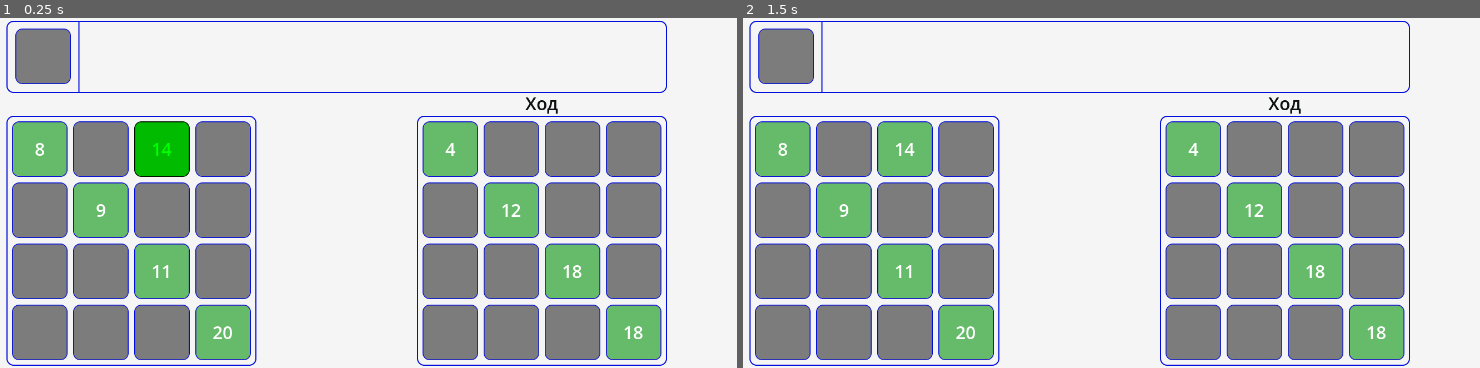
Above: before the commit, frames 1-2 (left to right).
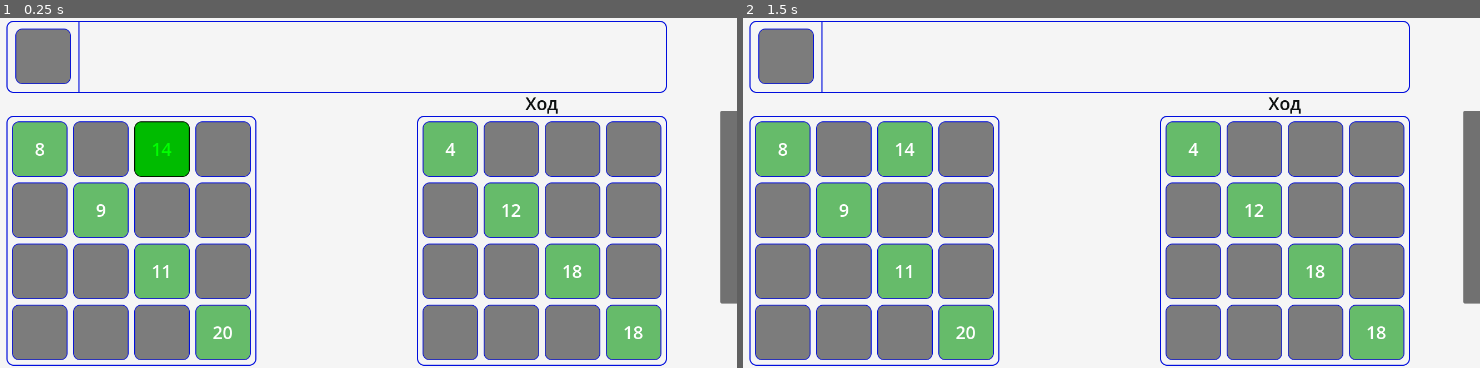
Above: after the commit, the same moments.

Repository: Rinkton/lucky-numbers-godot
Game: Godot game, scene res://game.tscn
Same seed, same stepped clock (60 frames per second), same inputs: the game is played once before the commit and once after it.
Inputs (mouse positions are in pixels of both pictures, inside the frame that each line leads up to):
- Up to frame 1 (0.25 s): no input
- Up to frame 2 (1.5 s): tap Enter at 0.5 s; move the mouse to (1258, 175) at 0.52 s; click (1258, 175) at 0.67 s; tap Space at 1.25 s; move the mouse to (919, 210) at 1.27 s; click (919, 210) at 1.42 s

The runs differ from the first frame. In frame 1, 1.3% of the frame differs, in the area x 97-100%, y 26-82%; in frame 2, 1.3%.

Commit message:
Fixed some obvious bugs and added debug_panel

Diff:
--- a/lucky-numbers/cell.tscn
+++ b/lucky-numbers/cell.tscn
@@ -23,3 +23,10 @@
 layout_mode = 0
 offset_right = 100.0
 offset_bottom = 100.0
+
+[node name="DebugLabel" type="Label" parent="." unique_id=917253769]
+layout_mode = 0
+offset_right = 97.0
+offset_bottom = 99.0
+horizontal_alignment = 1
+vertical_alignment = 1
--- /dev/null
+++ b/lucky-numbers/debug_clover_button.gd
@@ -0,0 +1,21 @@
+extends Clover
+
+
+@export var debug_number := 0
+
+
+func _ready():
+	super()
+	$Label.text = str(debug_number)
+
+
+func _on_button_pressed():
+	G.debug_panel.show_moves_for_number(debug_number)
+
+
+func _on_button_focus_entered():
+	$Button.scale = Vector2(1.1, 1.1)
+
+
+func _on_button_focus_exited():
+	$Button.scale = Vector2(1, 1)
--- /dev/null
+++ b/lucky-numbers/debug_clover_button.tscn
@@ -0,0 +1,20 @@
+[gd_scene format=3 uid="uid://dw475pfhsm5rd"]
+
+[ext_resource type="PackedScene" uid="uid://bnardd4ebq20m" path="res://clover.tscn" id="1_fvam7"]
+[ext_resource type="Script" uid="uid://esu8lb1fon01" path="res://debug_clover_button.gd" id="2_apqsu"]
+
+[node name="DebugCloverButton" unique_id=1568547036 instance=ExtResource("1_fvam7")]
+position = Vector2(25, 25)
+scale = Vector2(0.5, 0.5)
+script = ExtResource("2_apqsu")
+debug_number = 0
+
+[node name="Button" type="Button" parent="." index="1" unique_id=1052634750]
+offset_left = -50.0
+offset_top = -50.0
+offset_right = 49.0
+offset_bottom = 49.0
+
+[connection signal="focus_entered" from="Button" to="." method="_on_button_focus_entered"]
+[connection signal="focus_exited" from="Button" to="." method="_on_button_focus_exited"]
+[connection signal="pressed" from="Button" to="." method="_on_button_pressed"]
--- /dev/null
+++ b/lucky-numbers/debug_panel.gd
@@ -0,0 +1,41 @@
+extends Control
+
+
+@onready var color_rect = $ColorRect
+
+var all_moves
+var my_field: Field
+
+
+func _ready():
+	color_rect.visible = false
+	if visible:
+		get_window().position = Vector2i(100, 100)
+	G.debug_panel = self
+
+
+func _process(delta):
+	if get_global_mouse_position().x <= 690:
+		color_rect.visible = false
+
+
+func set_all_moves(_all_moves, _my_field):
+	all_moves = _all_moves
+	my_field = _my_field
+
+
+func show_moves_for_number(number):
+	if number in all_moves:
+		var i := 0
+		for y in range(4):
+			for x in range(4):
+				var cell = $ColorRect/Field.get_cell(x, y)
+				cell.get_node("DebugLabel").text = str(all_moves[number][i]["flex"])
+				i += 1
+	else:
+		var cell = $ColorRect/Field.get_cell(0, 0)
+		cell.get_node("DebugLabel").text = "no clover"
+
+
+func _on_open_panel_mouse_entered():
+	color_rect.visible = true
--- /dev/null
+++ b/lucky-numbers/debug_panel.tscn
@@ -0,0 +1,186 @@
+[gd_scene format=3 uid="uid://dsncwor3rdibg"]
+
+[ext_resource type="Script" uid="uid://bfndwqalbltoq" path="res://debug_panel.gd" id="1_irpul"]
+[ext_resource type="PackedScene" uid="uid://bv1s8th3lrxl6" path="res://field.tscn" id="2_fjk6b"]
+[ext_resource type="PackedScene" uid="uid://dw475pfhsm5rd" path="res://debug_clover_button.tscn" id="3_1hgyt"]
+
+[node name="DebugPanel" type="Control" unique_id=267816238]
+layout_mode = 3
+anchors_preset = 0
+offset_right = 1440.0
+offset_bottom = 630.0
+mouse_filter = 2
+script = ExtResource("1_irpul")
+metadata/_edit_lock_ = true
+
+[node name="ColorRect" type="ColorRect" parent="." unique_id=1100731471]
+layout_mode = 0
+offset_left = 758.0
+offset_top = -4.0
+offset_right = 1445.0
+offset_bottom = 639.0
+color = Color(0.646029, 0.646029, 0.646029, 1)
+
+[node name="Field" parent="ColorRect" unique_id=1529506967 instance=ExtResource("2_fjk6b")]
+layout_mode = 0
+offset_left = 15.0
+offset_top = 178.0
+offset_right = 465.0
+offset_bottom = 628.0
+
+[node name="GridContainer" type="GridContainer" parent="ColorRect" unique_id=387537765]
+layout_mode = 0
+offset_left = 19.0
+offset_top = 20.0
+offset_right = 657.0
+offset_bottom = 132.0
+columns = 10
+
+[node name="Control" type="Control" parent="ColorRect/GridContainer" unique_id=142602728]
+custom_minimum_size = Vector2(50, 50)
+layout_mode = 2
+
+[node name="DebugCloverButton" parent="ColorRect/GridContainer/Control" unique_id=1568547036 instance=ExtResource("3_1hgyt")]
+debug_number = 1
+
+[node name="Control2" type="Control" parent="ColorRect/GridContainer" unique_id=277990955]
+custom_minimum_size = Vector2(50, 50)
+layout_mode = 2
+
+[node name="DebugCloverButton" parent="ColorRect/GridContainer/Control2" unique_id=1593111859 instance=ExtResource("3_1hgyt")]
+debug_number = 2
+
+[node name="Control3" type="Control" parent="ColorRect/GridContainer" unique_id=2007318474]
+custom_minimum_size = Vector2(50, 50)
+layout_mode = 2
+
+[node name="DebugCloverButton" parent="ColorRect/GridContainer/Control3" unique_id=1206158607 instance=ExtResource("3_1hgyt")]
+debug_number = 3
+
+[node name="Control4" type="Control" parent="ColorRect/GridContainer" unique_id=916112819]
+custom_minimum_size = Vector2(50, 50)
+layout_mode = 2
+
+[node name="DebugCloverButton" parent="ColorRect/GridContainer/Control4" unique_id=487349387 instance=ExtResource("3_1hgyt")]
+debug_number = 4
+
+[node name="Control5" type="Control" parent="ColorRect/GridContainer" unique_id=1287276971]
+custom_minimum_size = Vector2(50, 50)
+layout_mode = 2
+
+[node name="DebugCloverButton" parent="ColorRect/GridContainer/Control5" unique_id=1309099462 instance=ExtResource("3_1hgyt")]
+debug_number = 5
+
+[node name="Control6" type="Control" parent="ColorRect/GridContainer" unique_id=534103412]
+custom_minimum_size = Vector2(50, 50)
+layout_mode = 2
+
+[node name="DebugCloverButton" parent="ColorRect/GridContainer/Control6" unique_id=1435532987 instance=ExtResource("3_1hgyt")]
+debug_number = 6
+
+[node name="Control7" type="Control" parent="ColorRect/GridContainer" unique_id=2138145567]
+custom_minimum_size = Vector2(50, 50)
+layout_mode = 2
+
+[node name="DebugCloverButton" parent="ColorRect/GridContainer/Control7" unique_id=944830899 instance=ExtResource("3_1hgyt")]
+debug_number = 7
+
+[node name="Control8" type="Control" parent="ColorRect/GridContainer" unique_id=277601256]
+custom_minimum_size = Vector2(50, 50)
+layout_mode = 2
+
+[node name="DebugCloverButton" parent="ColorRect/GridContainer/Control8" unique_id=480762024 instance=ExtResource("3_1hgyt")]
+debug_number = 8
+
+[node name="Control9" type="Control" parent="ColorRect/GridContainer" unique_id=1404338893]
+custom_minimum_size = Vector2(50, 50)
+layout_mode = 2
+
+[node name="DebugCloverButton" parent="ColorRect/GridContainer/Control9" unique_id=1755031618 instance=ExtResource("3_1hgyt")]
+debug_number = 9
+
+[node name="Control10" type="Control" parent="ColorRect/GridContainer" unique_id=2016010050]
+custom_minimum_size = Vector2(50, 50)
+layout_mode = 2
+
+[node name="DebugCloverButton" parent="ColorRect/GridContainer/Control10" unique_id=865032611 instance=ExtResource("3_1hgyt")]
+debug_number = 10
+
+[node name="Control11" type="Control" parent="ColorRect/GridContainer" unique_id=1888016]
+custom_minimum_size = Vector2(50, 50)
+layout_mode = 2
+
+[node name="DebugCloverButton" parent="ColorRect/GridContainer/Control11" unique_id=1979731927 instance=ExtResource("3_1hgyt")]
+debug_number = 11
+
+[node name="Control12" type="Control" parent="ColorRect/GridContainer" unique_id=1366982644]
+custom_minimum_size = Vector2(50, 50)
+layout_mode = 2
+
+[node name="DebugCloverButton" parent="ColorRect/GridContainer/Control12" unique_id=2065379153 instance=ExtResource("3_1hgyt")]
+debug_number = 12
+
+[node name="Control13" type="Control" parent="ColorRect/GridContainer" unique_id=1333189265]
+custom_minimum_size = Vector2(50, 50)
+layout_mode = 2
+
+[node name="DebugCloverButton" parent="ColorRect/GridContainer/Control13" unique_id=670434734 instance=ExtResource("3_1hgyt")]
+debug_number = 13
+
+[node name="Control14" type="Control" parent="ColorRect/GridContainer" unique_id=956718736]
+custom_minimum_size = Vector2(50, 50)
+layout_mode = 2
+
+[node name="DebugCloverButton" parent="ColorRect/GridContainer/Control14" unique_id=842523694 instance=ExtResource("3_1hgyt")]
+debug_number = 14
+
+[node name="Control15" type="Control" parent="ColorRect/GridContainer" unique_id=297075808]
+custom_minimum_size = Vector2(50, 50)
+layout_mode = 2
+
+[node name="DebugCloverButton" parent="ColorRect/GridContainer/Control15" unique_id=146362827 instance=ExtResource("3_1hgyt")]
+debug_number = 15
+
+[node name="Control16" type="Control" parent="ColorRect/GridContainer" unique_id=870523924]
+custom_minimum_size = Vector2(50, 50)
+layout_mode = 2
+
+[node name="DebugCloverButton" parent="ColorRect/GridContainer/Control16" unique_id=165398443 instance=ExtResource("3_1hgyt")]
+debug_number = 16
+
+[node name="Control17" type="Control" parent="ColorRect/GridContainer" unique_id=1027971624]
+custom_minimum_size = Vector2(50, 50)
+layout_mode = 2
+
+[node name="DebugCloverButton" parent="ColorRect/GridContainer/Control17" unique_id=1311229508 instance=ExtResource("3_1hgyt")]
+debug_number = 17
+
+[node name="Control18" type="Control" parent="ColorRect/GridContainer" unique_id=430744304]
+custom_minimum_size = Vector2(50, 50)
+layout_mode = 2
+
+[node name="DebugCloverButton" parent="ColorRect/GridContainer/Control18" unique_id=1110428110 instance=ExtResource("3_1hgyt")]
+debug_number = 18
+
+[node name="Control19" type="Control" parent="ColorRect/GridContainer" unique_id=1948884890]
+custom_minimum_size = Vector2(50, 50)
+layout_mode = 2
+
+[node name="DebugCloverButton" parent="ColorRect/GridContainer/Control19" unique_id=2037302438 instance=ExtResource("3_1hgyt")]
+debug_number = 19
+
+[node name="Control20" type="Control" parent="ColorRect/GridContainer" unique_id=228037072]
+custom_minimum_size = Vector2(50, 50)
+layout_mode = 2
+
+[node name="DebugCloverButton" parent="ColorRect/GridContainer/Control20" unique_id=1206590795 instance=ExtResource("3_1hgyt")]
+debug_number = 20
+
+[node name="OpenPanel" type="Panel" parent="." unique_id=784119233]
+layout_mode = 0
+offset_left = 1410.0
+offset_top = 167.0
+offset_right = 1450.0
+offset_bottom = 514.0
+
+[connection signal="mouse_entered" from="OpenPanel" to="." method="_on_open_panel_mouse_entered"]
--- a/lucky-numbers/g.gd
+++ b/lucky-numbers/g.gd
@@ -7,6 +7,9 @@
 	set(value):
 		game = value
 		game_set.emit()
+var debug_panel:
+	set(value):
+		debug_panel = value
 
 
 func get_game():
--- a/lucky-numbers/game.tscn
+++ b/lucky-numbers/game.tscn
@@ -5,6 +5,7 @@
 [ext_resource type="PackedScene" uid="uid://bv1s8th3lrxl6" path="res://field.tscn" id="2_l1u56"]
 [ext_resource type="PackedScene" uid="uid://d35ioh5palih0" path="res://clover_pile.tscn" id="4_p2cst"]
 [ext_resource type="PackedScene" uid="uid://b5sotkq43tjnq" path="res://face_up_pile.tscn" id="5_whllf"]
+[ext_resource type="PackedScene" uid="uid://dsncwor3rdibg" path="res://debug_panel.tscn" id="6_ryrav"]
 
 [node name="Game" type="Control" unique_id=1214219613]
 layout_mode = 3
@@ -60,3 +61,6 @@
 offset_top = 20.0
 offset_right = 307.5
 offset_bottom = 60.0
+
+[node name="DebugPanel" parent="." unique_id=267816238 instance=ExtResource("6_ryrav")]
+layout_mode = 0
--- a/lucky-numbers/player/ai_player.gd
+++ b/lucky-numbers/player/ai_player.gd
@@ -8,6 +8,7 @@
 var my_field: Field
 var enemy_field: Field
 var best_moves := {}
+var all_moves := {}
 
 
 func _init():
@@ -15,20 +16,34 @@
 
 
 func turn():
+	all_moves = {}
 	var clover_pile_dict = _get_clover_pile_dict()
 	# var a = my_field.get_cell(0, 0).get_clover().number
 	# _get_cell_flexibility(my_field.get_cell(1, 1))
 	_get_clover_pile_flexibility(my_field)
 	#print("best ", best_moves)
 	var clover = G.game.clover_pile.pop_random_clover()
+	print(clover.number)
 	# TODO: Нужны хорошие гибкие рычаги калибровки, а также их редактура прям во время игры
 	# TODO: Для worth нужно брать флекс всех 20 типов от хода на лучшую клетку и соответственно не делить
 		# среднеарифметическое на 16
+	# TODO: Под конец игры начинает ставить клеверы на невозможные клетки
 	# CloverPile может истощиться
 	if is_instance_valid(clover):
+		print(best_moves[clover.number])
 		var cell = my_field.get_cell(best_moves[clover.number]["x"], best_moves[clover.number]["y"])
 		cell.put_clover_turn(clover, G.game.clover_pile)
-	print(best_moves[clover.number])
+	G.debug_panel.set_all_moves(all_moves, my_field)
+	#print()
+	#print()
+	#for i in range(1, 21):
+	#	if i in all_moves:
+	#		print(str(i) + "              " + str(all_moves[i]))
+
+
+func print_best_moves(best_moves):
+	for i in range(1, 21):
+		print(str(i) + " " + str(best_moves[i]))
 
 
 func _get_clover_pile_worth_for_me():
@@ -43,7 +58,7 @@
 	# , делить на количество клеверов в куче(по итогу то мы получим только 1) и ещё на 16, ибо
 	# Мы помимо клеток для выбора клевера перебирали ещё и ценность для остальных 15 клеток минус
 	# ценность без клевера из кучи на поле
-	var worth = (new_empty + new_busy) / (count * 16) - (cur_empty + cur_busy)
+	var worth = (new_empty + new_busy) / (count) - (cur_empty + cur_busy)
 
 	return worth
 
@@ -84,22 +99,32 @@
 							clover_flexibility += cell_flexibility
 				var cell = field.get_cell(x, y)
 				clover_flexibility *= clover_pile_dict[i]
-				if best_moves[i]["flex"] < clover_flexibility:
-					# Для мотивации поставить новый клевер
-					# Меньше, чем дальше к правому краю, ибо там flexibility ниже само по себе
-					var motivation = 100 * (DATA.motivation_position_curve.sample((x + y + 1)/7))
-					var final_clover_flexibility := clover_flexibility
-					if not cell.is_there_clover():
-						final_clover_flexibility += motivation
+
+				# Для мотивации поставить новый клевер
+				# Меньше, чем дальше к правому краю, ибо там flexibility ниже само по себе
+				var motivation = 100 * (DATA.motivation_position_curve.sample((x + y + 1)/7))
+				var final_clover_flexibility := clover_flexibility
+				if not cell.is_there_clover() and clover_flexibility != 0:
+					final_clover_flexibility += motivation
+
+				if not (i in all_moves):
+					all_moves[i] = []
+				all_moves[i].append({
+					"x": x,
+					"y": y,
+					"flex": str(final_clover_flexibility) + " - \n" + str(int(motivation)),
+				})
+
+				if best_moves[i]["flex"] < final_clover_flexibility:
 					best_moves[i] = {
 						"x": x,
 						"y": y,
 						"flex": final_clover_flexibility,
 					}
 				if cell.is_there_clover():
-					flexibility_busy += clover_flexibility
+					flexibility_busy += best_moves[i]["flex"]
 				else:
-					flexibility_empty += clover_flexibility
+					flexibility_empty += best_moves[i]["flex"]
 	return {"busy": flexibility_busy, "empty": flexibility_empty}
 
 
--- a/lucky-numbers/utils.gd
+++ b/lucky-numbers/utils.gd
@@ -5,6 +5,8 @@
 	var focus_owner = get_viewport().gui_get_focus_owner()
 	if not is_instance_valid(focus_owner):
 		return
+	if not focus_owner.has_method("is_there_clover"):
+		return
 	if not focus_owner.is_there_clover():
 		return
 	if not(focus_owner is CloverPile or focus_owner.get_is_in_face_up_pile()):
Not shown, added: lucky-numbers/debug_clover_button.gd.uid
Not shown, added: lucky-numbers/debug_panel.gd.uid
